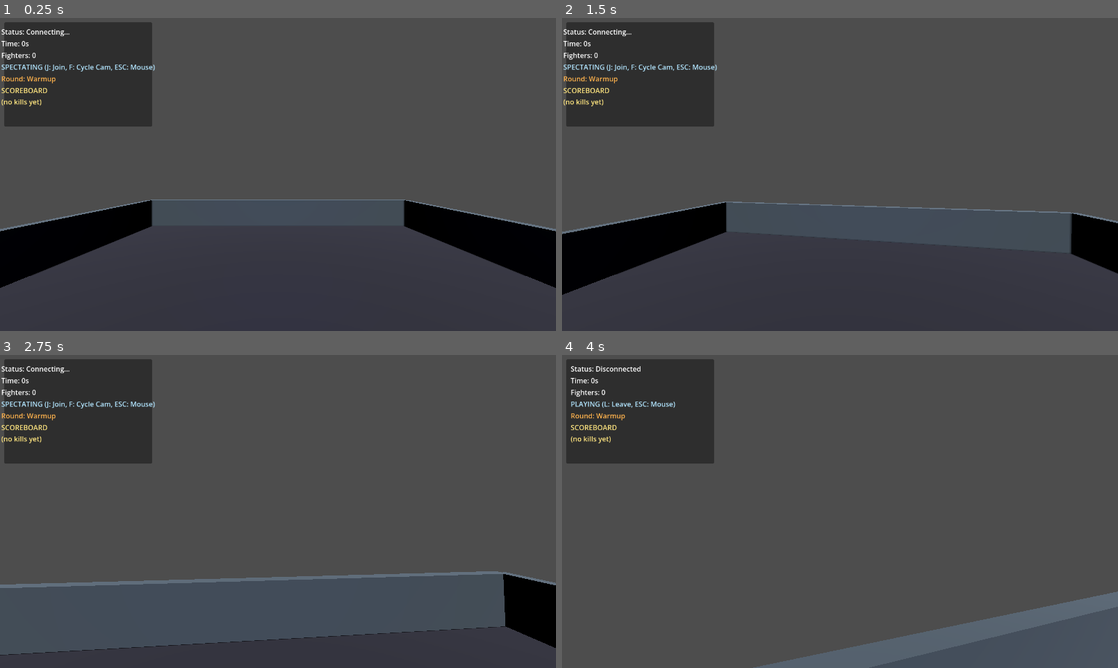
Above: before the commit, frames 1-4 (two rows, left to right).
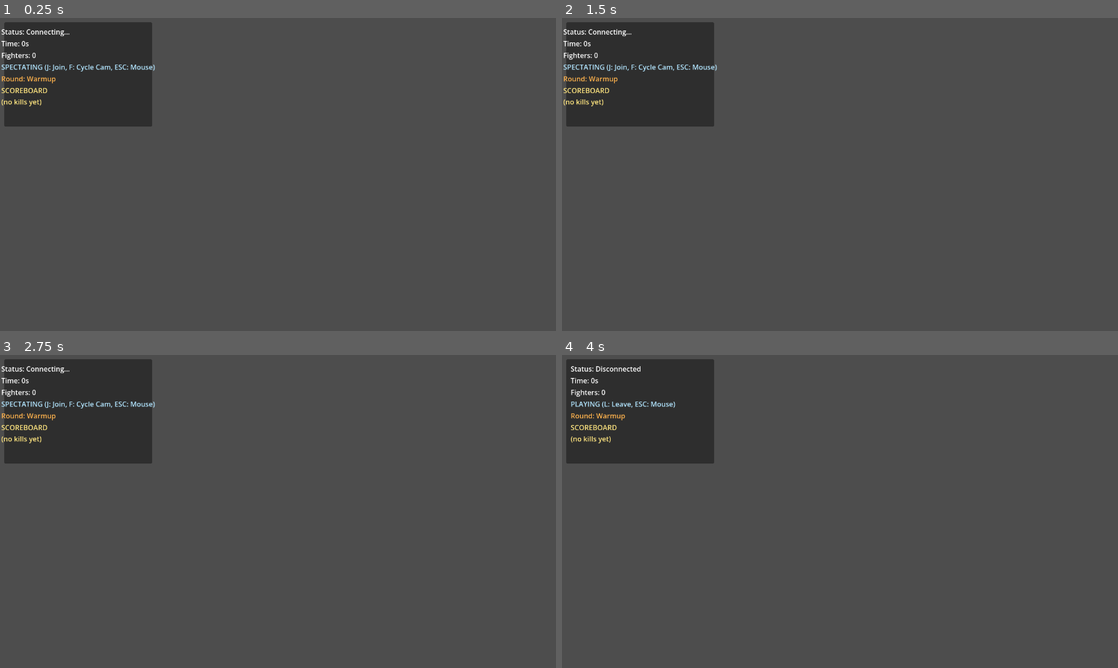
Above: after the commit, the same moments.

Repository: blisspixel/doomy
Game: Godot game, scene res://scenes/main.tscn
Two runs of this game, one before a commit and one after it. Both use one fixed random seed, a clock stepped at 60 frames per second and the inputs below.
Inputs (mouse positions are in pixels of both pictures, inside the frame that each line leads up to):
- Up to frame 1 (0.25 s): no input
- Up to frame 2 (1.5 s): tap Enter at 0.5 s; move the mouse to (867, 174) at 0.52 s; press the mouse at (867, 174) at 0.53 s; hold W (move_forward) from 0.53 s (still down); move the mouse to (812, 174) at 1.27 s; release the mouse at (812, 174) at 1.28 s; click (812, 174) at 1.35 s
- Up to frame 3 (2.75 s): keep holding W (move_forward); move the mouse to (289, 505) at 2.02 s; press the mouse at (289, 505) at 2.03 s; tap F (toggle_follow) at 2.1 s
- Up to frame 4 (4 s): keep holding W (move_forward); move the mouse to (834, 517) at 2.77 s; release the mouse at (834, 517) at 2.78 s; tap J at 2.85 s; click (834, 517) at 3.05 s; move the mouse to (878, 514) at 3.52 s; press the mouse at (878, 514) at 3.53 s; tap L at 3.6 s

The runs differ from the first frame. In frame 1, 13% of the frame differs, in the area x 0-100%, y 58-100%; in frame 2, 12%; in frame 3, 6.1%; in frame 4, 3.6%.

Commit message:
feat: arena readability zones and combat juice improvements
- Add 5 colored floor zones for visual orientation (red center, cyan/gold/green/purple corners)
- Tighten muzzle flash timing from 0.1s to 0.08s for snappier feedback
- Add frag-follow camera: locks on killer for 1.5s after frag
- Color-code killfeed with killer color
- Rewrite README to front-load fun and immediate drama
- Enhance spectator experience with visual callouts

Co-authored-by: Nick Seal <blisspixel@users.noreply.github.com>

Diff:
--- a/client/scenes/arena.tscn
+++ b/client/scenes/arena.tscn
@@ -48,3 +48,61 @@
 light_energy = 0.3
 light_color = Color(0.8, 0.9, 1, 1)
 omni_range = 60.0
+
+[sub_resource type="PlaneMesh" id="ZoneMesh"]
+size = Vector2(8, 8)
+
+[sub_resource type="StandardMaterial3D" id="ZoneMaterial_Red"]
+albedo_color = Color(0.8, 0.15, 0.15, 1)
+emission_enabled = true
+emission = Color(0.5, 0.05, 0.05, 1)
+emission_energy = 0.3
+
+[sub_resource type="StandardMaterial3D" id="ZoneMaterial_Cyan"]
+albedo_color = Color(0.15, 0.7, 0.9, 1)
+emission_enabled = true
+emission = Color(0.05, 0.4, 0.6, 1)
+emission_energy = 0.3
+
+[sub_resource type="StandardMaterial3D" id="ZoneMaterial_Gold"]
+albedo_color = Color(0.9, 0.7, 0.1, 1)
+emission_enabled = true
+emission = Color(0.6, 0.4, 0.05, 1)
+emission_energy = 0.3
+
+[sub_resource type="StandardMaterial3D" id="ZoneMaterial_Green"]
+albedo_color = Color(0.2, 0.8, 0.3, 1)
+emission_enabled = true
+emission = Color(0.1, 0.5, 0.15, 1)
+emission_energy = 0.3
+
+[sub_resource type="StandardMaterial3D" id="ZoneMaterial_Purple"]
+albedo_color = Color(0.6, 0.2, 0.8, 1)
+emission_enabled = true
+emission = Color(0.3, 0.1, 0.5, 1)
+emission_energy = 0.3
+
+[node name="ZoneCenter" type="MeshInstance3D" parent="."]
+transform = Transform3D(1, 0, 0, 0, 1, 0, 0, 0, 1, 0, 0.02, 0)
+mesh = SubResource("ZoneMesh")
+surface_material_override/0 = SubResource("ZoneMaterial_Red")
+
+[node name="ZoneNorthEast" type="MeshInstance3D" parent="."]
+transform = Transform3D(1, 0, 0, 0, 1, 0, 0, 0, 1, 12, 0.02, -12)
+mesh = SubResource("ZoneMesh")
+surface_material_override/0 = SubResource("ZoneMaterial_Cyan")
+
+[node name="ZoneSouthWest" type="MeshInstance3D" parent="."]
+transform = Transform3D(1, 0, 0, 0, 1, 0, 0, 0, 1, -12, 0.02, 12)
+mesh = SubResource("ZoneMesh")
+surface_material_override/0 = SubResource("ZoneMaterial_Gold")
+
+[node name="ZoneNorthWest" type="MeshInstance3D" parent="."]
+transform = Transform3D(1, 0, 0, 0, 1, 0, 0, 0, 1, -12, 0.02, -12)
+mesh = SubResource("ZoneMesh")
+surface_material_override/0 = SubResource("ZoneMaterial_Green")
+
+[node name="ZoneSouthEast" type="MeshInstance3D" parent="."]
+transform = Transform3D(1, 0, 0, 0, 1, 0, 0, 0, 1, 12, 0.02, 12)
+mesh = SubResource("ZoneMesh")
+surface_material_override/0 = SubResource("ZoneMaterial_Purple")
--- a/client/scripts/game_manager.gd
+++ b/client/scripts/game_manager.gd
@@ -112,7 +112,28 @@
 func _on_event_received(data):
 	var event_type = data.get("event", "")
 	if event_type == "frag":
-		hud.show_frag(data.get("killer", "?"), data.get("victim", "?"))
+		var killer_name = data.get("killer", "?")
+		var victim_name = data.get("victim", "?")
+
+		var killer_id = ""
+		for pawn in players.values():
+			if is_instance_valid(pawn) and pawn.player_name == killer_name:
+				killer_id = pawn.player_id
+				break
+
+		var killer_color = Color.WHITE
+		var victim_color = Color.WHITE
+		if killer_id != "" and players.has(killer_id):
+			killer_color = players[killer_id].player_color
+		for pawn in players.values():
+			if is_instance_valid(pawn) and pawn.player_name == victim_name:
+				victim_color = pawn.player_color
+				break
+
+		hud.show_frag(killer_name, victim_name, killer_color, victim_color)
+
+		if not is_human_player and killer_id != "" and camera:
+			camera.lock_on_frag(killer_id, 1.5)
 	elif event_type == "round_start":
 		hud.show_round_start(data.get("round_number", 0))
 	elif event_type == "round_end":
--- a/client/scripts/hud.gd
+++ b/client/scripts/hud.gd
@@ -70,7 +70,7 @@
 
 	scoreboard.text = text if len(sorted_scores) > 0 else "SCOREBOARD\n(no kills yet)"
 
-func show_frag(killer: String, victim: String):
+func show_frag(killer: String, victim: String, killer_color: Color = Color.WHITE, victim_color: Color = Color.WHITE):
 	if not scores.has(killer):
 		scores[killer] = 0
 	scores[killer] += 1
@@ -79,6 +79,7 @@
 
 	if frag_label:
 		frag_label.text = killer + " FRAGGED " + victim + "!"
+		frag_label.modulate = killer_color.lightened(0.3)
 		frag_label.visible = true
 
 		var tween = create_tween()
@@ -88,6 +89,7 @@
 		await get_tree().create_timer(2.5).timeout
 		if is_instance_valid(frag_label):
 			frag_label.visible = false
+			frag_label.modulate = Color.WHITE
 
 func show_round_start(round_number: int):
 	if round_message:
--- a/client/scripts/player_pawn.gd
+++ b/client/scripts/player_pawn.gd
@@ -117,7 +117,7 @@
 		var original_scale = muzzle.scale
 		muzzle.scale = original_scale * 1.5
 
-		await get_tree().create_timer(0.1).timeout
+		await get_tree().create_timer(0.08).timeout
 		if is_instance_valid(muzzle):
 			muzzle.visible = false
 			muzzle.scale = original_scale
--- a/client/scripts/spectator_cam.gd
+++ b/client/scripts/spectator_cam.gd
@@ -8,6 +8,8 @@
 var follow_target_index = 0
 var available_targets = []
 var auto_cycle_timer = 0.0
+var frag_follow_timer = 0.0
+var frag_follow_target_id = ""
 
 var mouse_motion = Vector2.ZERO
 
@@ -30,6 +32,14 @@
 
 	if Input.is_action_just_pressed("toggle_follow"):
 		toggle_follow_mode()
+
+	if frag_follow_timer > 0:
+		frag_follow_timer -= delta
+		if frag_follow_timer <= 0:
+			frag_follow_target_id = ""
+		else:
+			_follow_frag_target()
+			return
 
 	if follow_mode and len(available_targets) > 0:
 		auto_cycle_timer += delta
@@ -98,3 +108,24 @@
 	available_targets = targets
 	if follow_mode and len(targets) > 0:
 		follow_target_index = follow_target_index % len(targets)
+
+func lock_on_frag(killer_id: String, duration: float = 1.5):
+	frag_follow_target_id = killer_id
+	frag_follow_timer = duration
+	auto_cycle_timer = 0.0
+
+func _follow_frag_target():
+	if frag_follow_target_id == "":
+		return
+
+	for target in available_targets:
+		if is_instance_valid(target) and target.player_id == frag_follow_target_id:
+			var target_pos = target.global_position
+			var offset = Vector3(0, 4, 7)
+			var cam_pos = target_pos + offset.rotated(Vector3.UP, target.rotation.y)
+			position = position.lerp(cam_pos, 0.15)
+
+			var look_target = target_pos + Vector3(0, 1.5, 0)
+			var desired_transform = global_transform.looking_at(look_target, Vector3.UP)
+			global_transform = global_transform.interpolate_with(desired_transform, 0.2)
+			return
Not shown, changed: README.md
